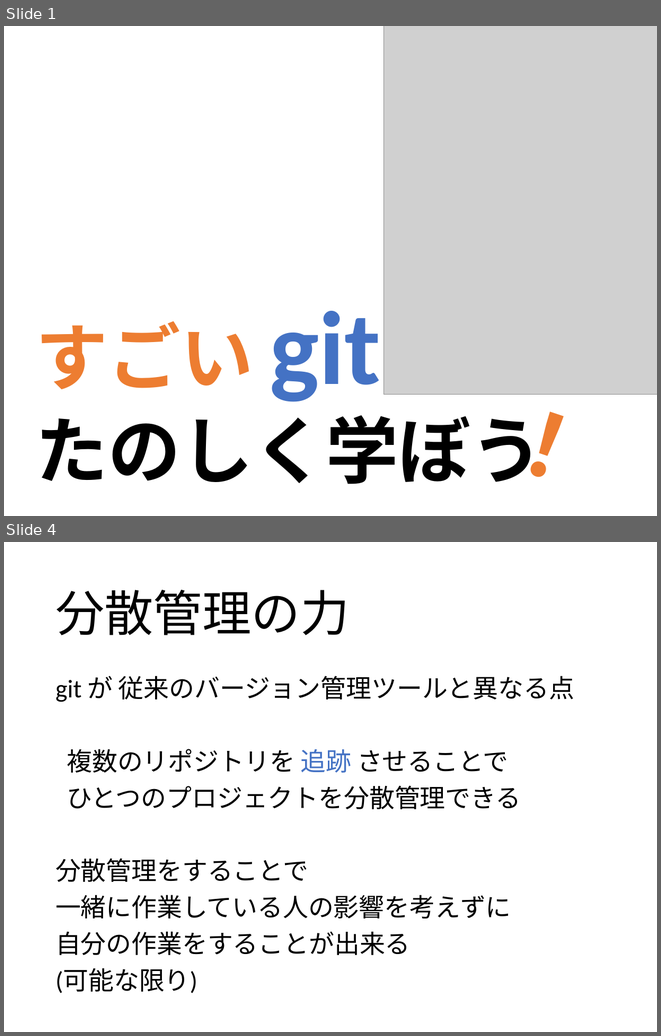
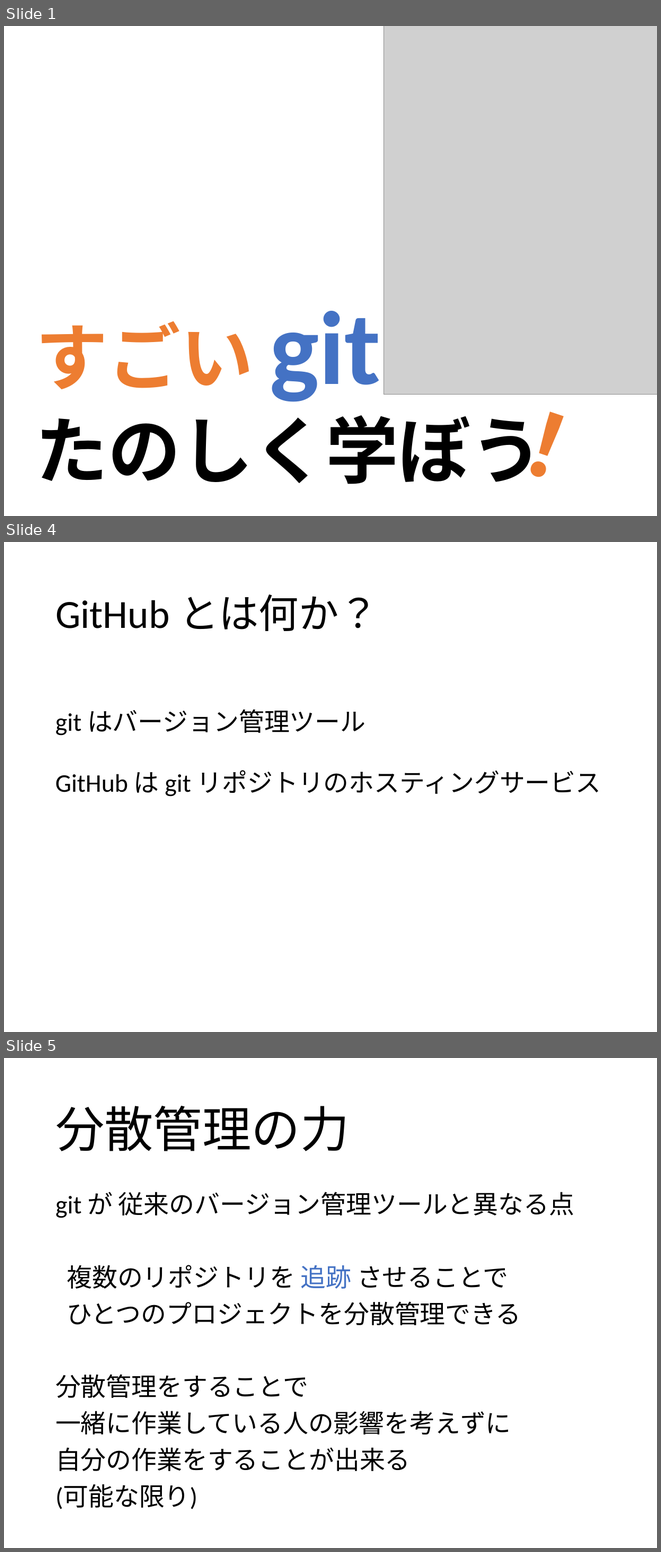
Before and after one commit to matsubara0507/learn-you-a-git-for-great-good, a slide deck: slide/part3.pptx. Shown one above the other, each under a label of ours: slides 1 and 4 before the commit, slides 1, 4 and 5 after it; the slides between them are not shown. The pictures are 661x1036 and 661x1552 pixels, drawn with LibreOffice and Linux fonts; fonts in the diff are those of the drawing; grey boxes stand for pictures; background and template pictures are left out. Boxes give left, top, right and bottom in pixels: in the first picture for what was removed or moved away, otherwise in the second. Text is boxed around its words. In the diff, an @@ line names an element or a change of style, - is before the commit and + after.

```diff
--- a/slide/part3.pptx
+++ b/slide/part3.pptx
@@ slide 4 added at box(4, 542, 657, 1032), background #FFFFFF @@
@@ title added at box(55, 594, 378, 631), 44 pt, text #000000 @@
+GitHub とは何か？
@@ text added at box(55, 709, 601, 796), 28 pt, text #000000 @@
+git はバージョン管理ツール
+GitHub は git リポジトリのホスティングサービス
@@ what was slide 4 is now slide 5 @@
```
Also in this commit, not shown: 5 slides changed, 1 other slide added, 1 other file.
